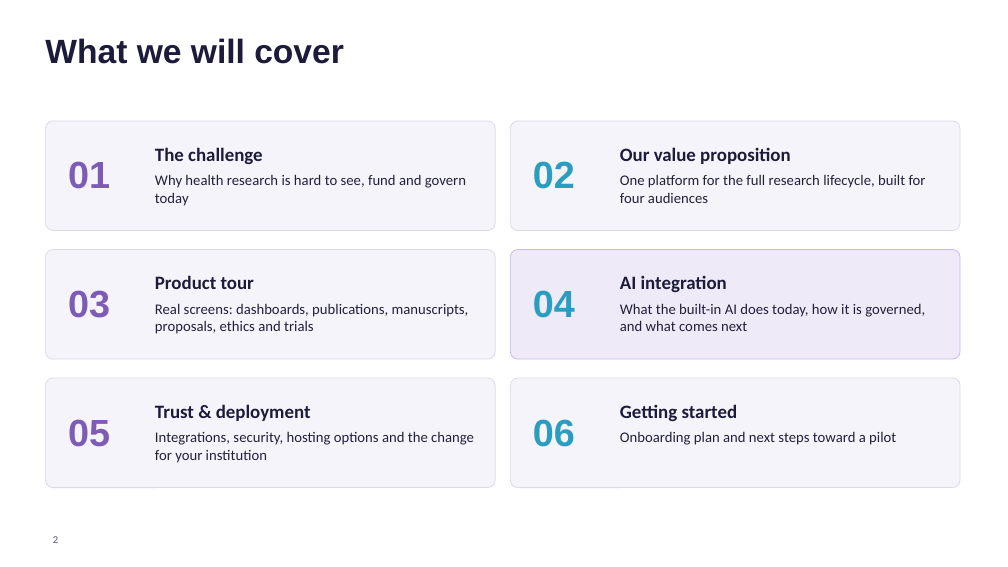
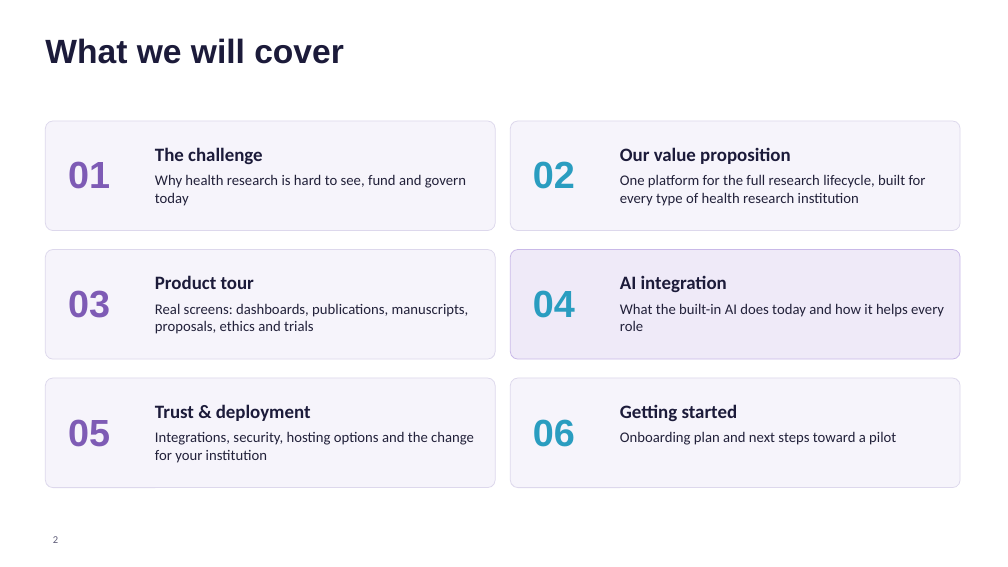
Before and after one commit to HospitiumRIS/HospitiumRIS, a slide deck: slide 2 of Claude outputs/HospitiumRIS_Client_Pitch.pptx. Drawn at 1008x567 pixels with LibreOffice and Linux fonts; fonts in the diff are those of the drawing; background and template pictures are left out. Boxes give left, top, right and bottom in pixels: in the first picture for what was removed or moved away, otherwise in the second. Text is boxed around its words. In the diff, an @@ line names an element or a change of style, - is before the commit and + after.

Commit message:
institution directory

```diff
--- a/Claude outputs/HospitiumRIS_Client_Pitch.pptx
+++ b/Claude outputs/HospitiumRIS_Client_Pitch.pptx
@@ text at [620, 174, 926, 206]: text changed @@
-One platform for the full research lifecycle, built for four audiences
+One platform for the full research lifecycle, built for every type of health research institution
@@ text at [620, 303, 944, 331]: text changed @@
-What the built-in AI does today, how it is governed, and what comes next
+What the built-in AI does today and how it helps every role
```
Also in this commit, not shown: 1 slide added, 3 slides removed, 15 other files.
